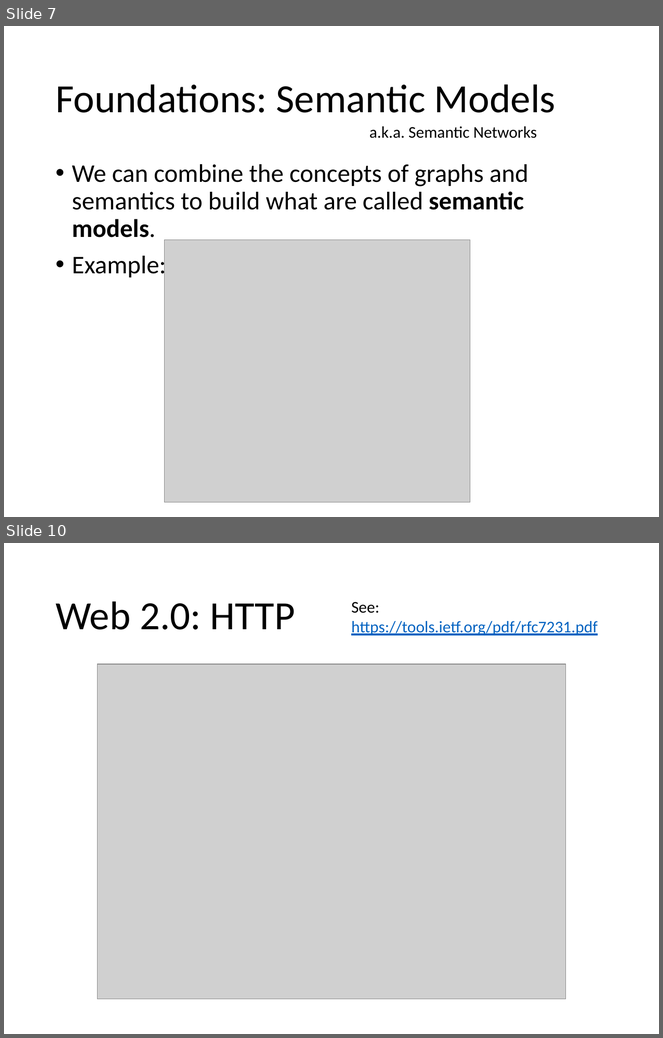
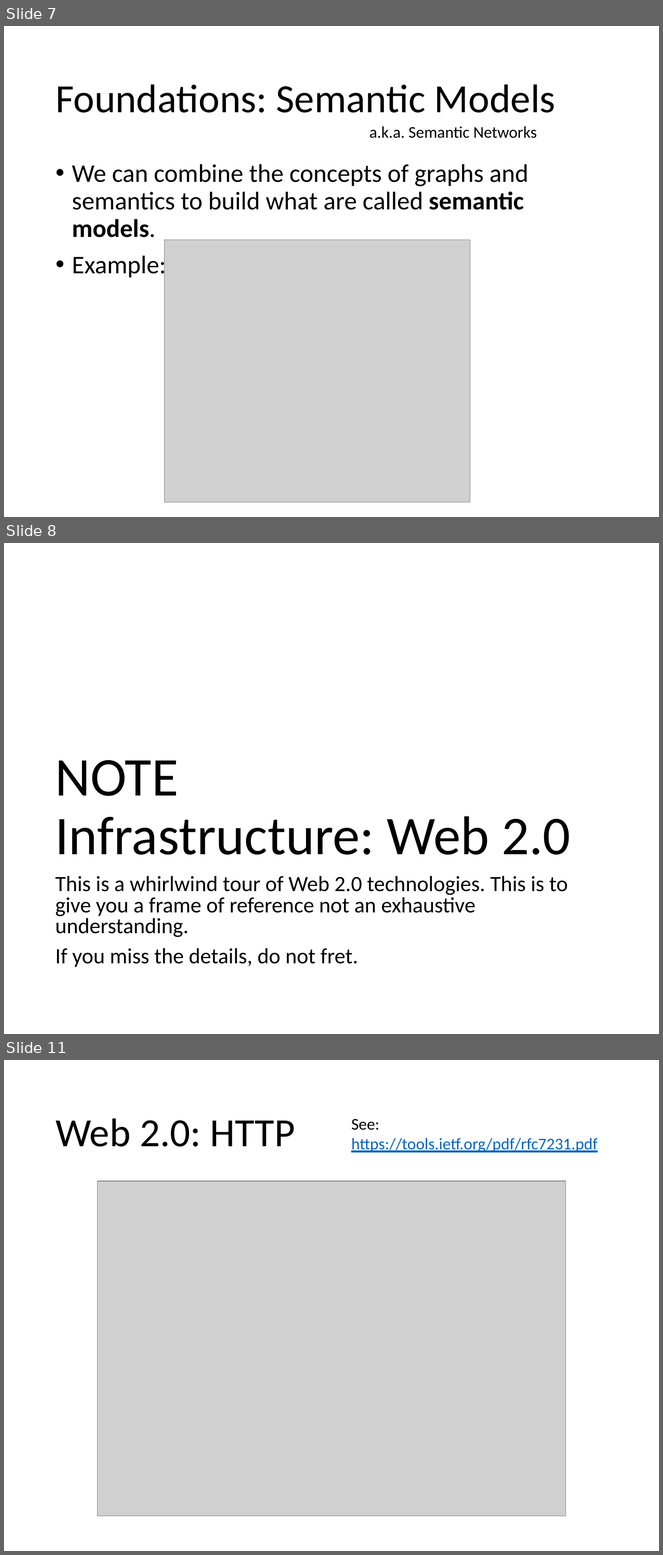
Before and after one commit to colinbellCA/1161.cs330-uwaterloo-sematic_analytics, a slide deck: 1161.cs330-social_graphs_and_semantic_analytics.pptx. Shown one above the other, each under a label of ours: slides 7 and 10 before the commit, slides 7, 8 and 11 after it; the slides between them are not shown. The pictures are 663x1038 and 663x1555 pixels, drawn with LibreOffice and Linux fonts; fonts in the diff are those of the drawing; grey boxes stand for pictures. Boxes give left, top, right and bottom in pixels: in the first picture for what was removed or moved away, otherwise in the second. Text is boxed around its words. In the diff, an @@ line names an element or a change of style, - is before the commit and + after.

```diff
--- a/1161.cs330-social_graphs_and_semantic_analytics.pptx
+++ b/1161.cs330-social_graphs_and_semantic_analytics.pptx
@@ slide 8 added at (x1=4, y1=543, x2=659, y2=1034), background #FFFFFF @@
@@ title added at (x1=55, y1=760, x2=571, y2=855), 60 pt, text #000000 @@
+NOTE
+Infrastructure: Web 2.0
@@ text added at (x1=55, y1=876, x2=568, y2=967), 24 pt, text #000000 @@
+This is a whirlwind tour of Web 2.0 technologies. This is to give you a frame of reference not an exhaustive understanding.
+If you miss the details, do not fret.
@@ what was slide 10 is now slide 11 @@
```
Also in this commit, not shown: 9 slides changed, 8 other slides added, 3 other files.
